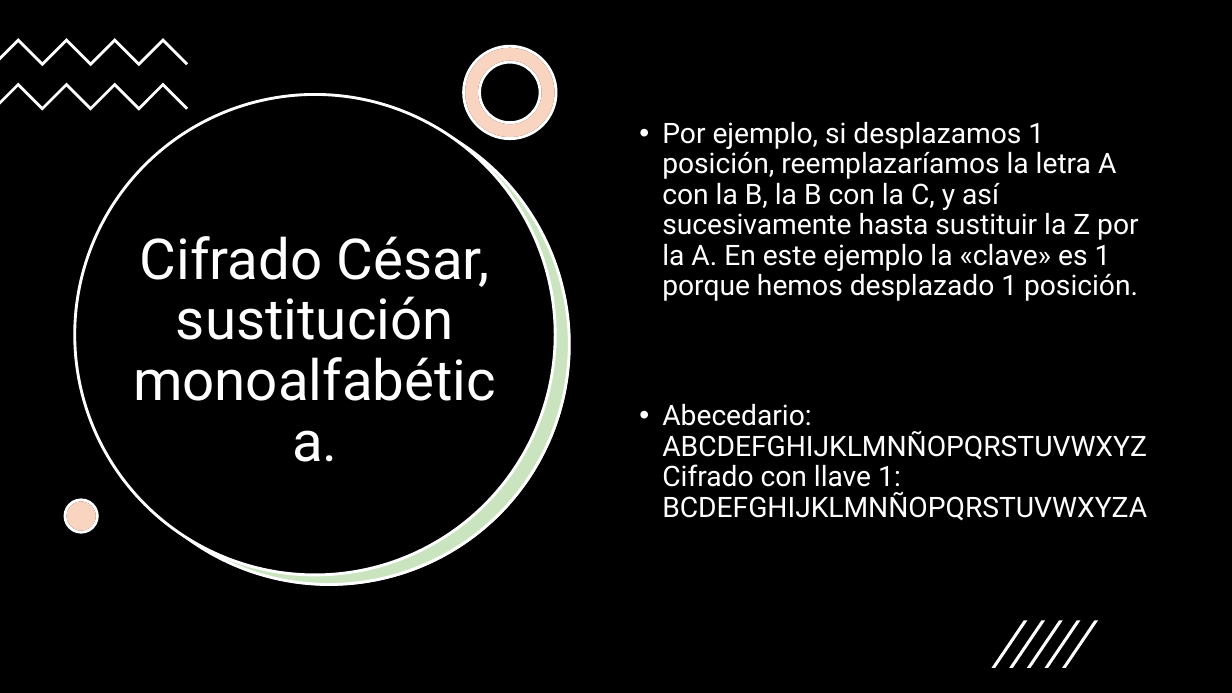
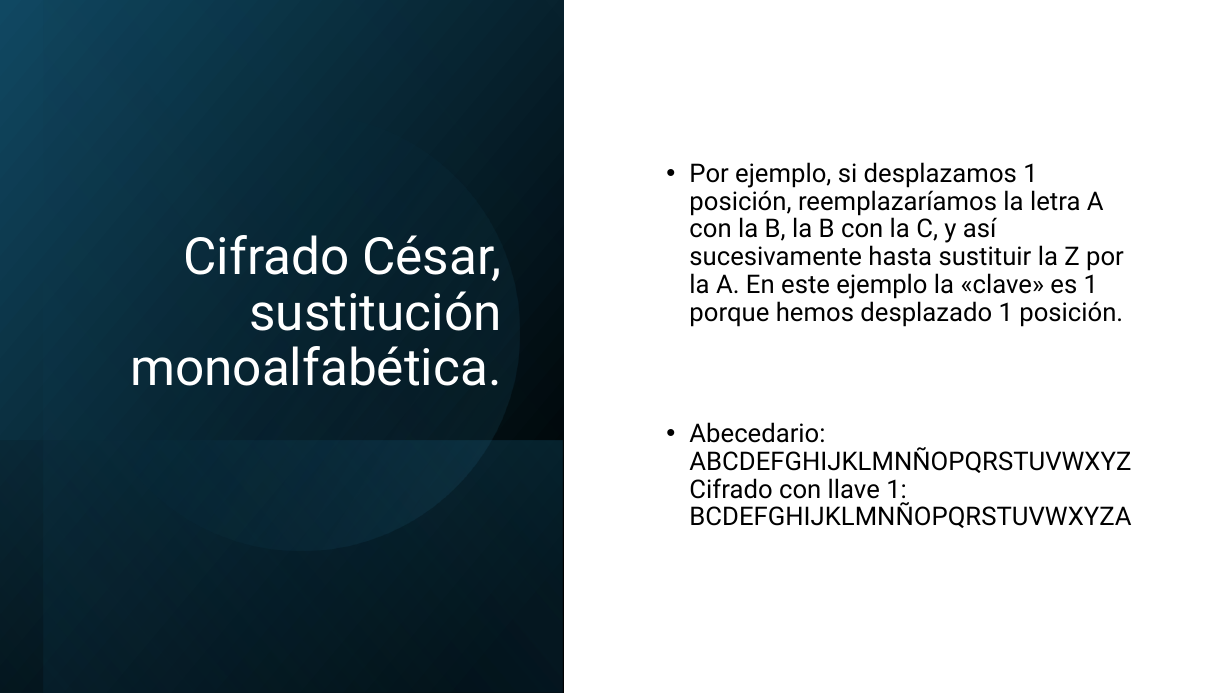
Before and after one commit to AlexPs06/CienciaViva2025-ICAP, a slide deck: slide 7 of Cifrado-Imagenes.pptx (slide 6 before the commit). Drawn at 1232x693 pixels with LibreOffice and Linux fonts; fonts in the diff are those of the drawing. Boxes give left, top, right and bottom in pixels: in the first picture for what was removed or moved away, otherwise in the second. Text is boxed around its words. In the diff, an @@ line names an element or a change of style, - is before the commit and + after.

```diff
--- a/Cifrado-Imagenes.pptx
+++ b/Cifrado-Imagenes.pptx
@@ rectangle removed at bbox=[0, 0, 1232, 693] @@
@@ rectangle added at bbox=[0, 0, 564, 693], fill gradient #000000 to #104862 @@
@@ rectangle added at bbox=[44, 0, 564, 693], fill gradient #000000 to #156082 @@
@@ freeform shape removed at bbox=[0, 38, 189, 66] @@
@@ title "Cifrado César, sustitución monoalfabética.": place and size @@
-title "Cifrado César, sustitución monoalfabética." at bbox=[140, 236, 489, 340]
+title "Cifrado César, sustitución monoalfabética." at bbox=[130, 235, 501, 386]
@@ title "Cifrado César, sustitución monoalfabética." at bbox=[130, 235, 501, 386]: size 44 to 40 pt; alignment centre to right; vertical alignment middle to bottom @@
@@ freeform shape removed at bbox=[464, 46, 556, 139] @@
@@ freeform shape removed at bbox=[464, 46, 556, 139] @@
@@ freeform shape removed at bbox=[0, 82, 189, 110] @@
@@ ellipse at bbox=[44, 74, 559, 589]: fill #000000 to gradient #156082 to #46B1E1; outline #FFFFFF 2.25 pt to none; rotation 0 to 101 degrees @@
@@ text "Por ejemplo, si desplazamos 1 ...": place and size @@
-text "Por ejemplo, si desplazamos 1 ..." at bbox=[662, 121, 1147, 521]
+text "Por ejemplo, si desplazamos 1 ..." at bbox=[689, 162, 1131, 528]
@@ text "Por ejemplo, si desplazamos 1 ..." at bbox=[689, 162, 1131, 528]: size 22 to 20 pt, text colour #FFFFFF to #000000; vertical alignment top to middle @@
@@ ellipse removed at bbox=[89, 104, 569, 585] @@
@@ ellipse removed at bbox=[90, 105, 570, 586] @@
@@ rectangle added at bbox=[0, 440, 563, 693], fill gradient #156082 to #000000 @@
@@ ellipse removed at bbox=[65, 500, 97, 532] @@
@@ ellipse removed at bbox=[65, 500, 97, 532] @@
@@ group removed at bbox=[992, 620, 1099, 667]: 5 freeform shapes @@
```
Also in this commit, not shown: 15 other slides changed, 20 slides added, 2 slides removed, 4 other files.
